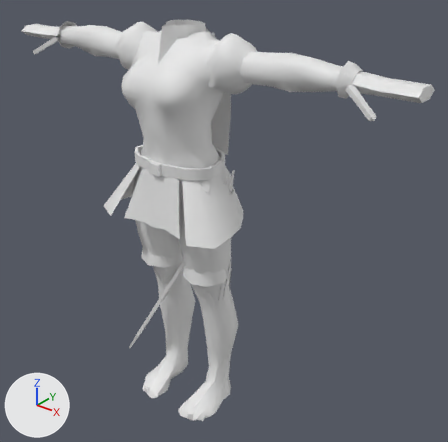
One commit to the glTF model assets/characters/wardrobe/duelist.glb: the scene before it, then after it.
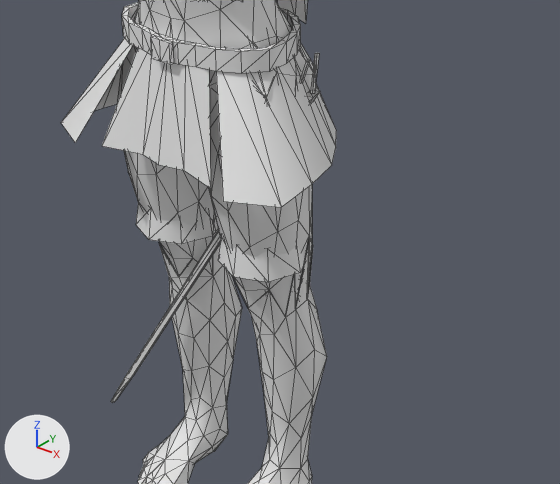
Each version is shown whole from a camera (50 mm lens) standing at (1.43, -1.53, 1.82) and looking at (0.02, 0.23, 0.73), then close up on the part from 16% to 80% of the width and 32% to 88% of the height. Arrows for +X, +Y and +Z are at lower left; the lights stay in place. The first two pictures are the older version. The close-ups show mesh edges as thin lines. Vertices at exactly the same position are counted once.

Before the edit, the objects in view are built like this:
```python
me_outfit = bpy.data.meshes.new('Outfit')
me_outfit.from_pydata(...)  # 1306 vertices, 2128 faces; spans x -0.86..0.86, y -0.17..0.19, z -0.01..1.52
# faces by material slot: [1940, 188]
me_outfit.materials.append(mat_wr_closed)  # white #e7e7e7
me_outfit.materials.append(mat_wr_strips)  # white #e7e7e7
ob_outfit = bpy.data.objects.new('Outfit', me_outfit)
ob_outfit.location = (0.0, 0.0, 0.0)
```
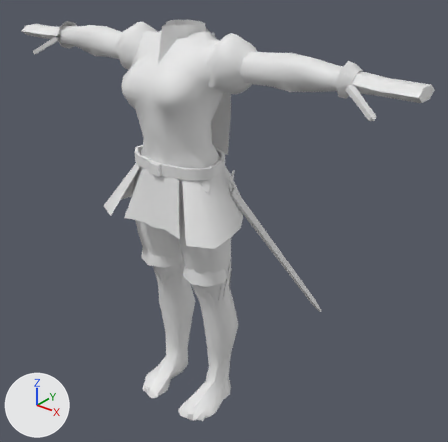
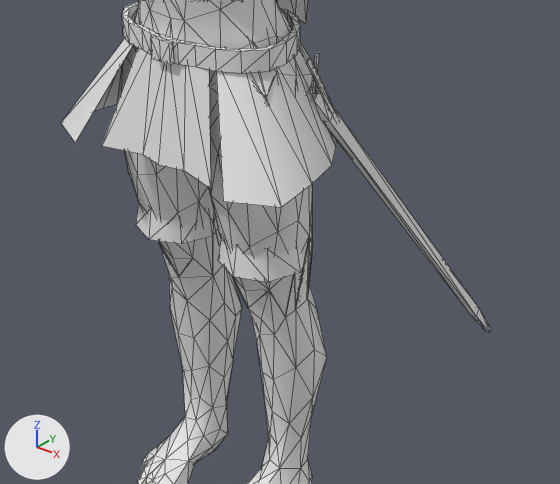
Pixel boxes (x1, y1, x2, y2) of what changed, in the close-ups (560 x 484 px; the box of a moved part takes in the faces that stretch with it):
'Outfit', reshaped: before (61, 0, 336, 484); after (61, 0, 490, 484)
part 1 of me_outfit, moved or reshaped: before (111, 90, 320, 403); after (309, 86, 490, 332)
part 2 of me_outfit, moved or reshaped (mostly hidden before): before (300, 61, 310, 82); after (306, 58, 332, 111)

Edits to the bpy script that builds the scene:
```text
Change me_outfit:
    used by ob_outfit; location = (0.0, 0.0, 0.0)
    remove me_outfit.from_pydata(...)  # 1306 vertices, 2128 faces; spans x -0.86..0.86, y -0.17..0.19, z -0.01..1.52
    add me_outfit.from_pydata(...)  # 1306 vertices, 2128 faces; spans x -0.86..0.86, y -0.17..0.63, z -0.01..1.52
    me_outfit part 1: the loose piece of 17 vertices spanning x -0.27..0.2, y -0.06..0.08, z 0.13..0.96 is multiplied about its middle by the matrix ((0.823, -0.001, -0.568), (-0.392, 0.723, -0.569), (0.412, 0.69, 0.595)), then moved by (0.28, 0.34, 0.04)
    me_outfit part 2
    me_outfit.vertices[1126].co: (0.13, 0.04, 0.85) -> (0.2, 0.14, 0.85)
    me_outfit.vertices[1127].co: (0.12, 0.05, 0.85) -> (0.2, 0.15, 0.86)
    me_outfit.vertices[1128].co: (0.13, 0.04, 0.85) -> (0.21, 0.14, 0.86)
    me_outfit.vertices[1129].co: (0.13, 0.05, 0.85) -> (0.21, 0.15, 0.86)
```
